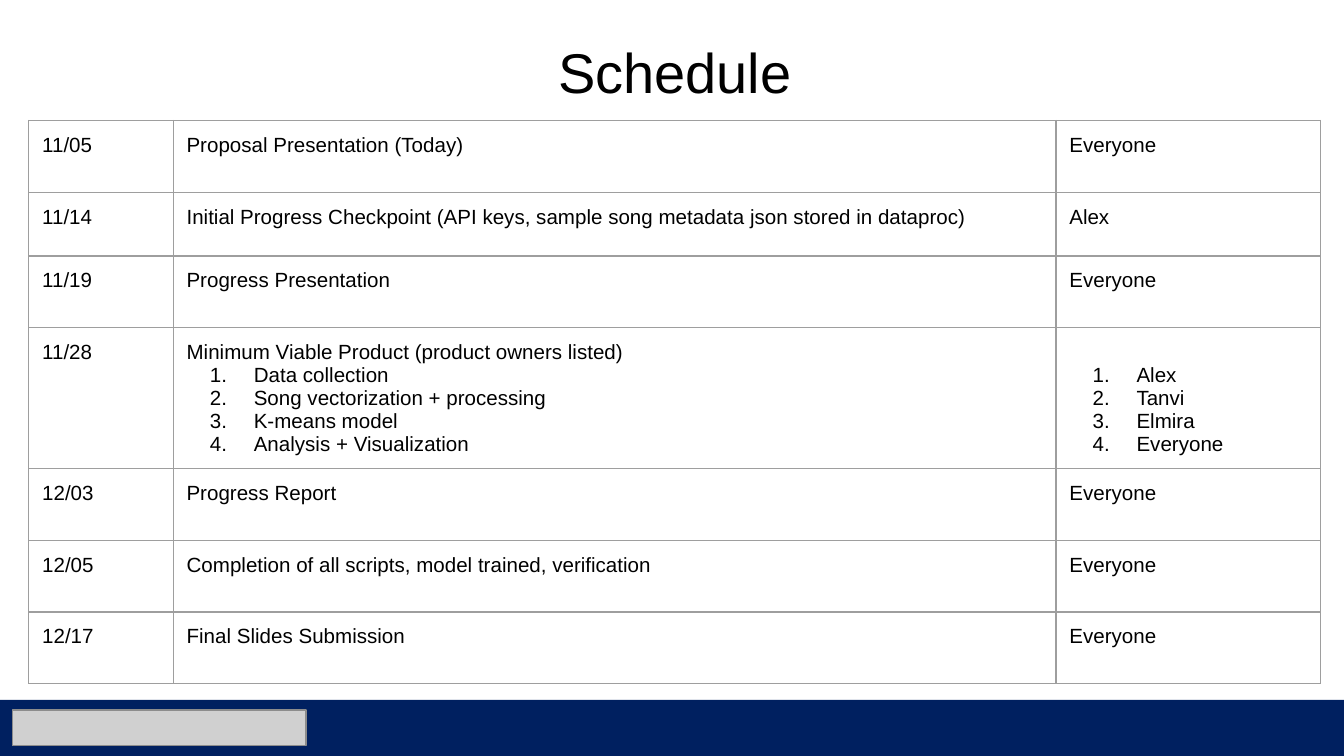
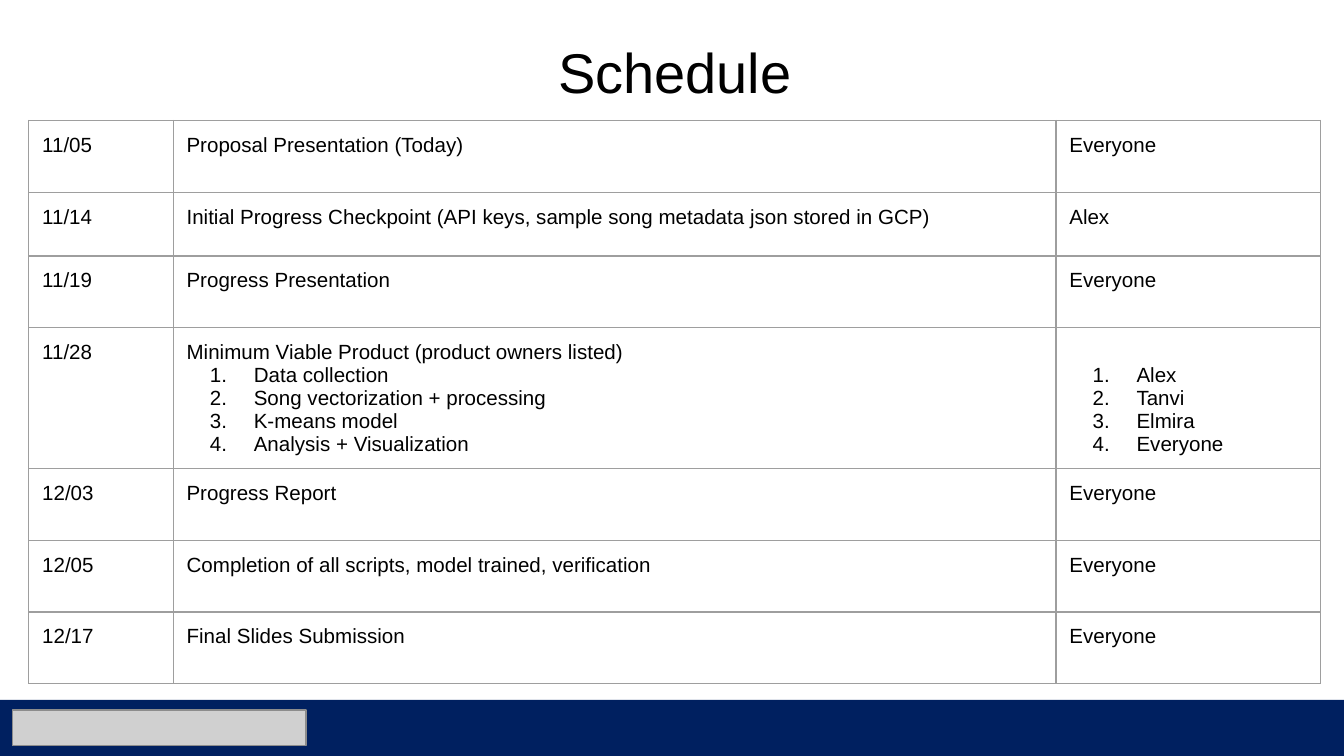
Before and after one commit to athornton1618/SpotifyClassifier, a slide deck: slide 7 of Documentation/Spotify Classifier Proposal.pptx. Drawn at 1344x756 pixels with LibreOffice and Linux fonts; fonts in the diff are those of the drawing; grey boxes stand for pictures. Boxes give left, top, right and bottom in pixels: in the first picture for what was removed or moved away, otherwise in the second. Text is boxed around its words. In the diff, an @@ line names an element or a change of style, - is before the commit and + after.

```diff
--- a/Documentation/Spotify Classifier Proposal.pptx
+++ b/Documentation/Spotify Classifier Proposal.pptx
@@ table at bbox=[28, 121, 1320, 694] @@
-row 2, column 2: Initial Progress Checkpoint (API keys, sample song metadata json stored in dataproc)
+row 2, column 2: Initial Progress Checkpoint (API keys, sample song metadata json stored in GCP)
```
Also in this commit, not shown: 2 other slides changed, 1 other file.
